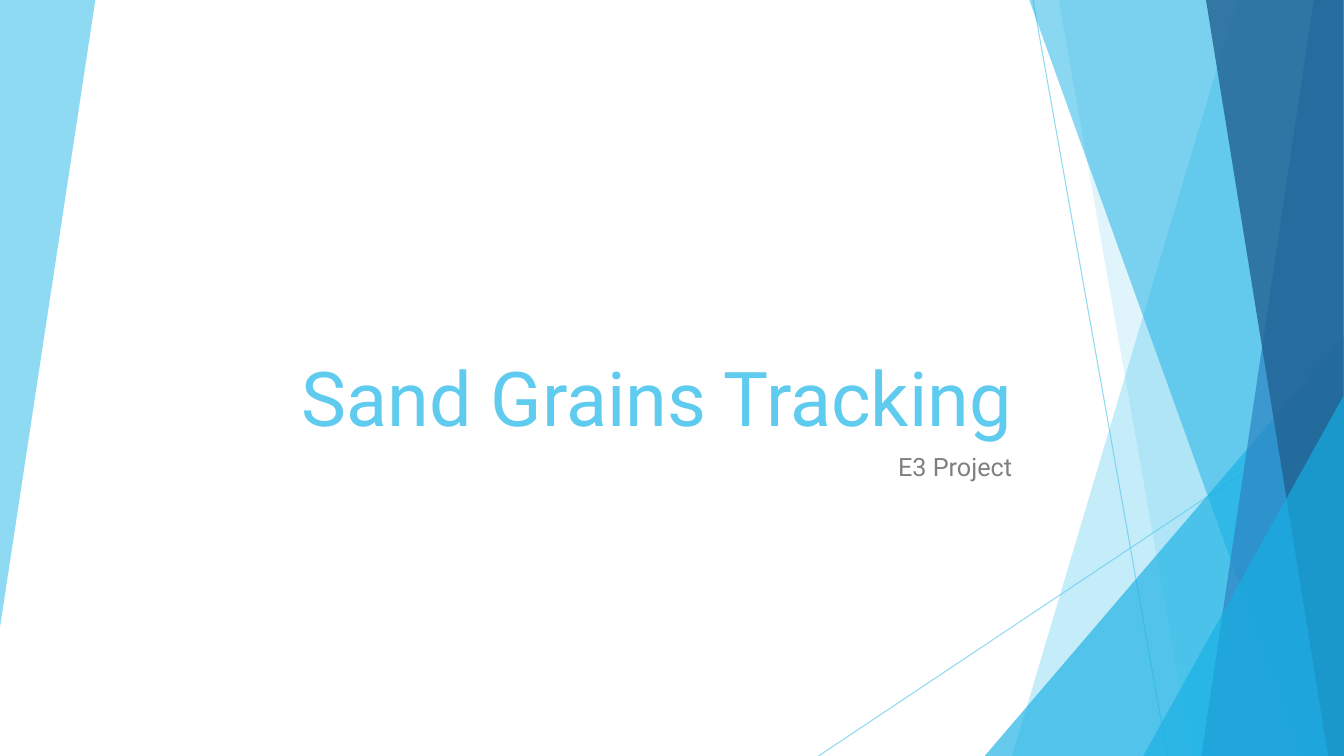
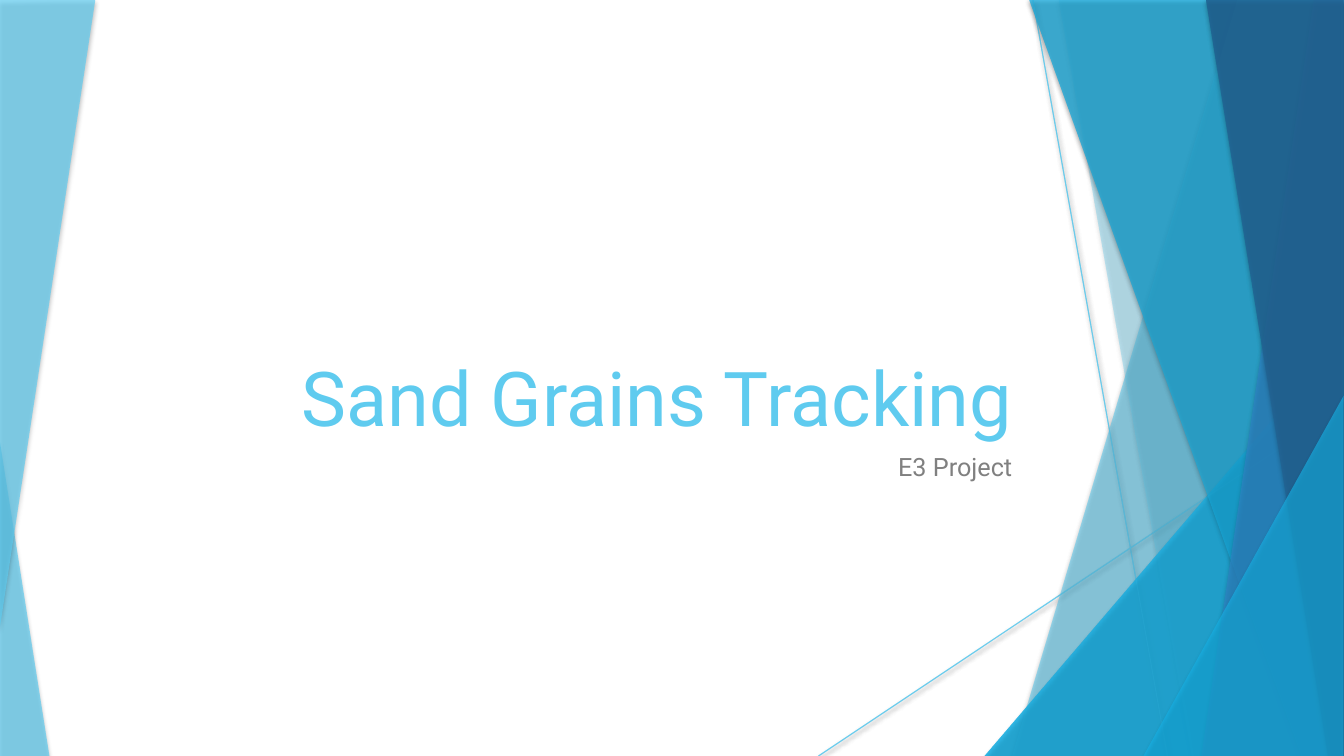
Before and after one commit to technolapin/sable, a slide deck: slide 1 of anglais/Présentation.pptx. Drawn at 1344x756 pixels with LibreOffice and Linux fonts; fonts in the diff are those of the drawing. Boxes give left, top, right and bottom in pixels: in the first picture for what was removed or moved away, otherwise in the second. Text is boxed around its words. In the diff, an @@ line names an element or a change of style, - is before the commit and + after.

```diff
--- a/anglais/Présentation.pptx
+++ b/anglais/Présentation.pptx
@@ line (1033, 0) - (1168, 756): stroke #5FCBEF 0.75 pt to #5FCBEF 0.74 pt @@
@@ freeform shape at bbox=[1059, 0, 1344, 756]: shadow on; outline redrawn @@
@@ line (1344, 406) - (819, 756): stroke #5FCBEF 0.75 pt to #5FCBEF 0.74 pt @@
@@ shadow on in 7 elements at bbox=[0, 0, 95, 627], bbox=[1012, 0, 1344, 756], bbox=[985, 336, 1344, 756], bbox=[1029, 0, 1344, 756], bbox=[1202, 0, 1344, 756], bbox=[1206, 0, 1344, 756], bbox=[1143, 396, 1344, 756] @@
@@ group added at bbox=[819, 0, 1344, 756]: 5 freeform shapes, 2 lines, 2 triangles @@
@@ triangle added at bbox=[0, 443, 49, 756], fill #5FCBEF at 70% opacity @@
```
Also in this commit, not shown: 7 other slides changed, 3 slides added, 24 other files.
